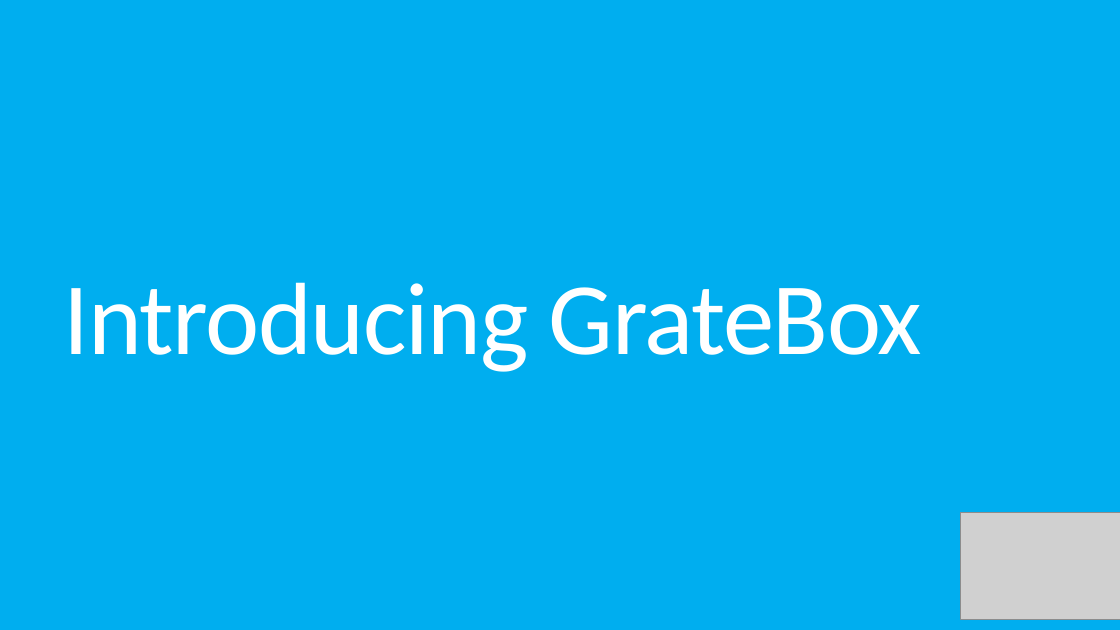
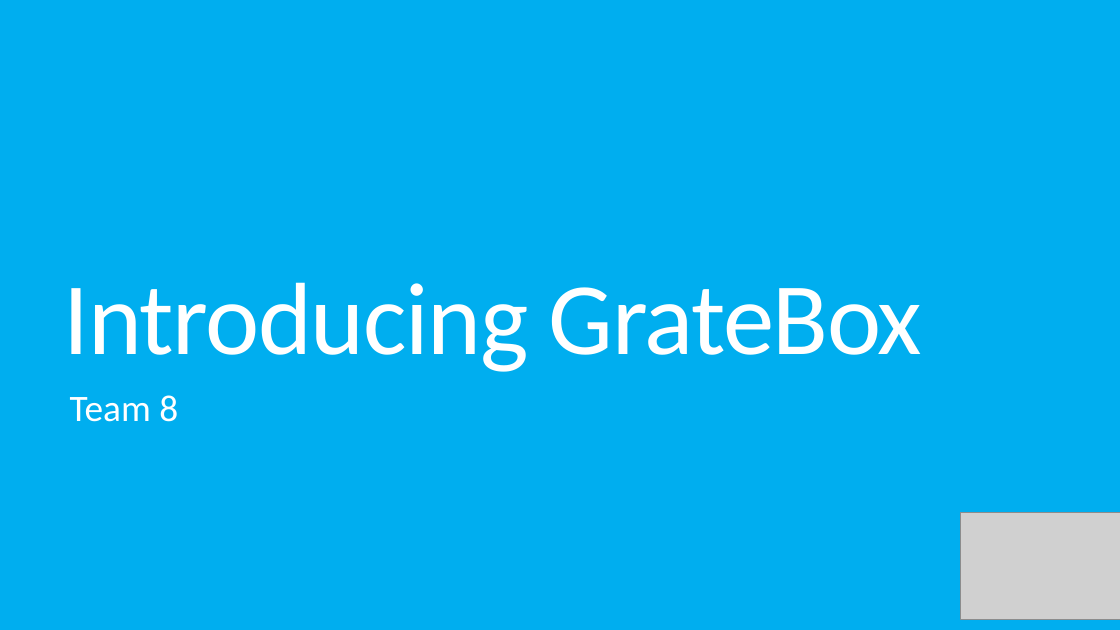
Before and after one commit to KelvinKKLin/GrateBox, a slide deck: slide 1 of Presentation.pptx. Drawn at 1120x630 pixels with LibreOffice and Linux fonts; fonts in the diff are those of the drawing; grey boxes stand for pictures. Boxes give left, top, right and bottom in pixels: in the first picture for what was removed or moved away, otherwise in the second. Text is boxed around its words. In the diff, an @@ line names an element or a change of style, - is before the commit and + after.

```diff
--- a/Presentation.pptx
+++ b/Presentation.pptx
@@ subtitle added at (70,395,178,422), 32 pt, text #FFFFFF @@
+Team 8
```
Also in this commit, not shown: 6 other slides changed.
